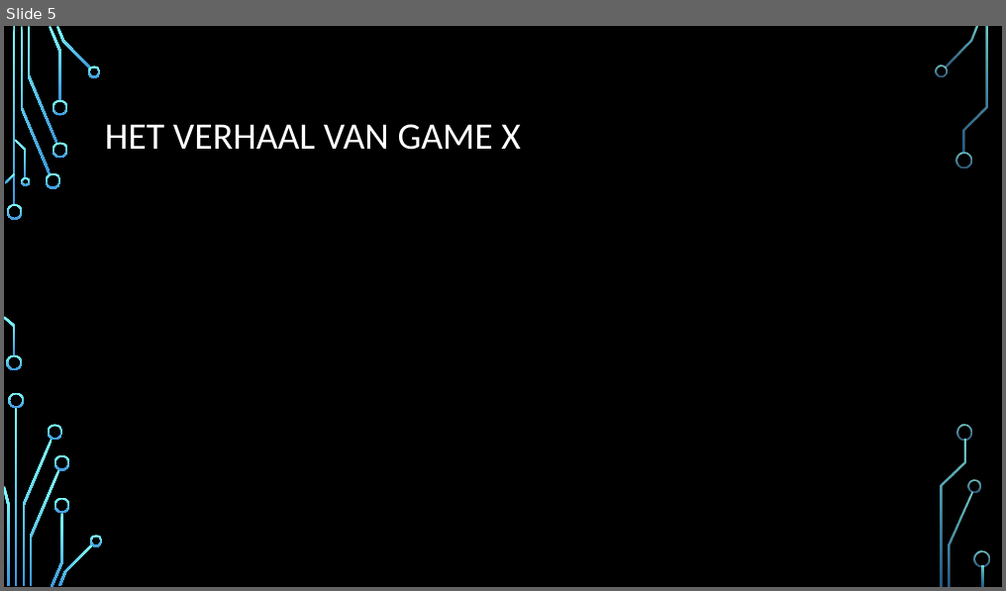
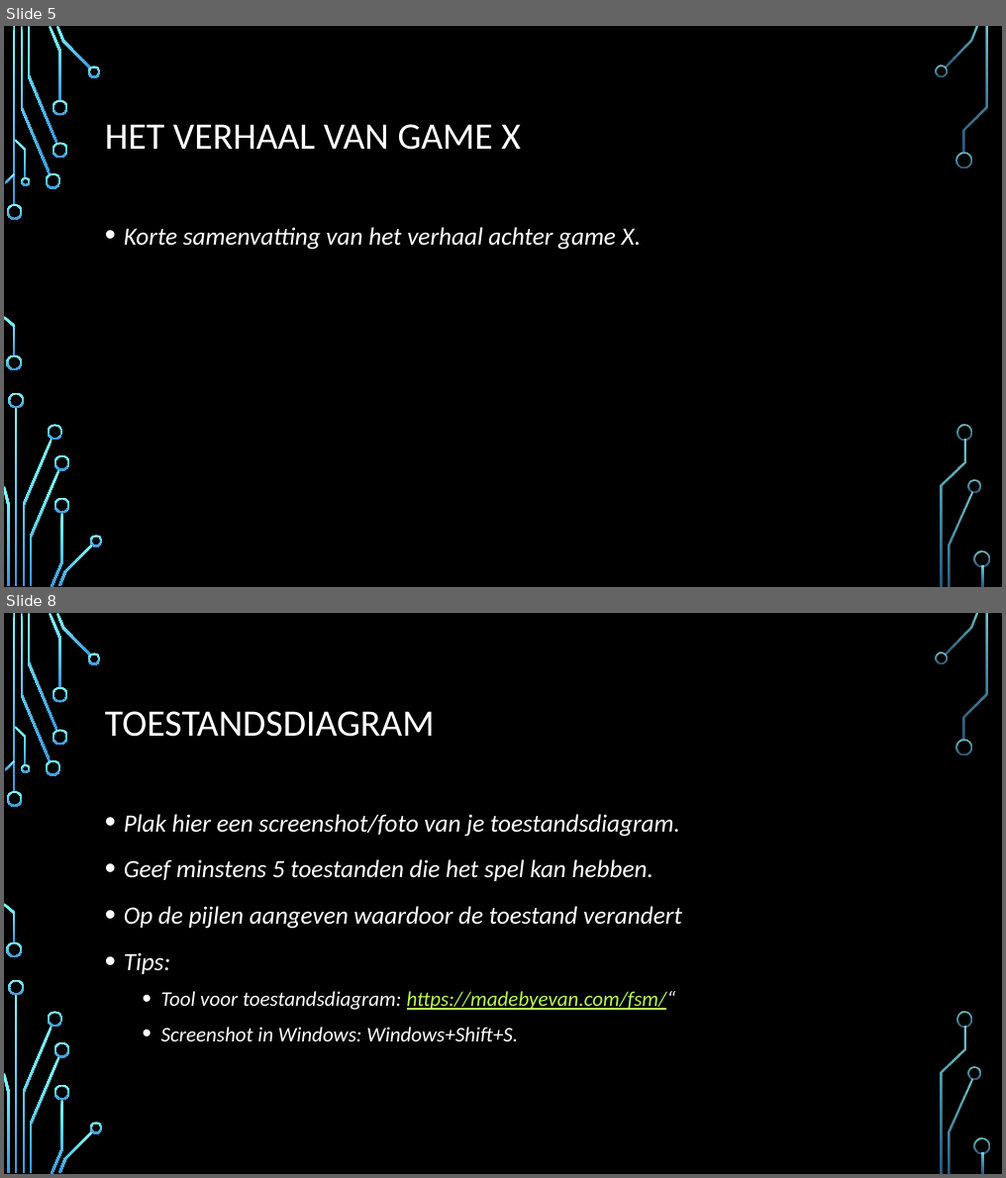
Before and after one commit to rweeda/PythonIA, a slide deck: docs/Pygame/GameAnalyse_GameX.pptx. Shown one above the other, each under a label of ours: slide 5 before the commit, slides 5 and 8 after it; the slides between them are not shown. The pictures are 1006x591 and 1006x1178 pixels, drawn with LibreOffice and Linux fonts; fonts in the diff are those of the drawing; background and template pictures are left out. Boxes give left, top, right and bottom in pixels: in the first picture for what was removed or moved away, otherwise in the second. Text is boxed around its words. In the diff, an @@ line names an element or a change of style, - is before the commit and + after.

```diff
--- a/docs/Pygame/GameAnalyse_GameX.pptx
+++ b/docs/Pygame/GameAnalyse_GameX.pptx
@@ slide 8 added at (x1=4, y1=613, x2=1002, y2=1174), background picture (left out); not listed: 36 template elements that a slide beside it also shows @@
@@ title added at (x1=105, y1=711, x2=435, y2=737), 36 pt, text #FFFFFF @@
+TOESTANDSDIAGRAM
@@ text added at (x1=124, y1=814, x2=682, y2=1042), 24 pt, text #FFFFFF, italic @@
+• Plak hier een screenshot/foto van je toestandsdiagram.
+• Geef minstens 5 toestanden die het spel kan hebben.
+• Op de pijlen aangeven waardoor de toestand verandert
+• Tips:
+  • Tool voor toestandsdiagram: https://madebyevan.com/fsm/“
+  • Screenshot in Windows: Windows+Shift+S.
@@ slide 5 changed as well @@
@@ text added at (x1=124, y1=227, x2=641, y2=250), 24 pt, text #FFFFFF, italic @@
+• Korte samenvatting van het verhaal achter game X.
```
Also in this commit, not shown: 6 other slides changed, 7 slides removed, 9 other files.
